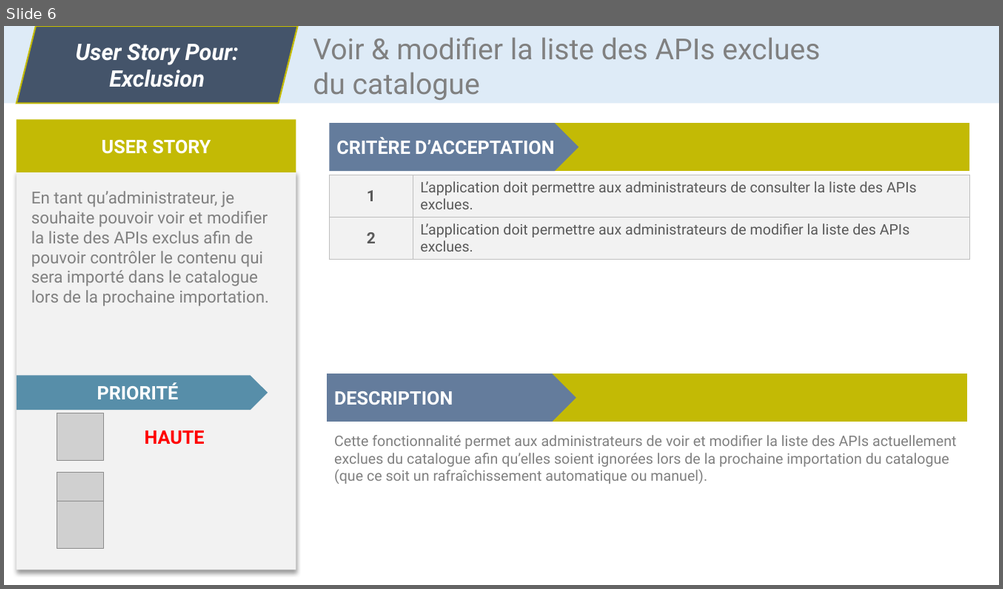
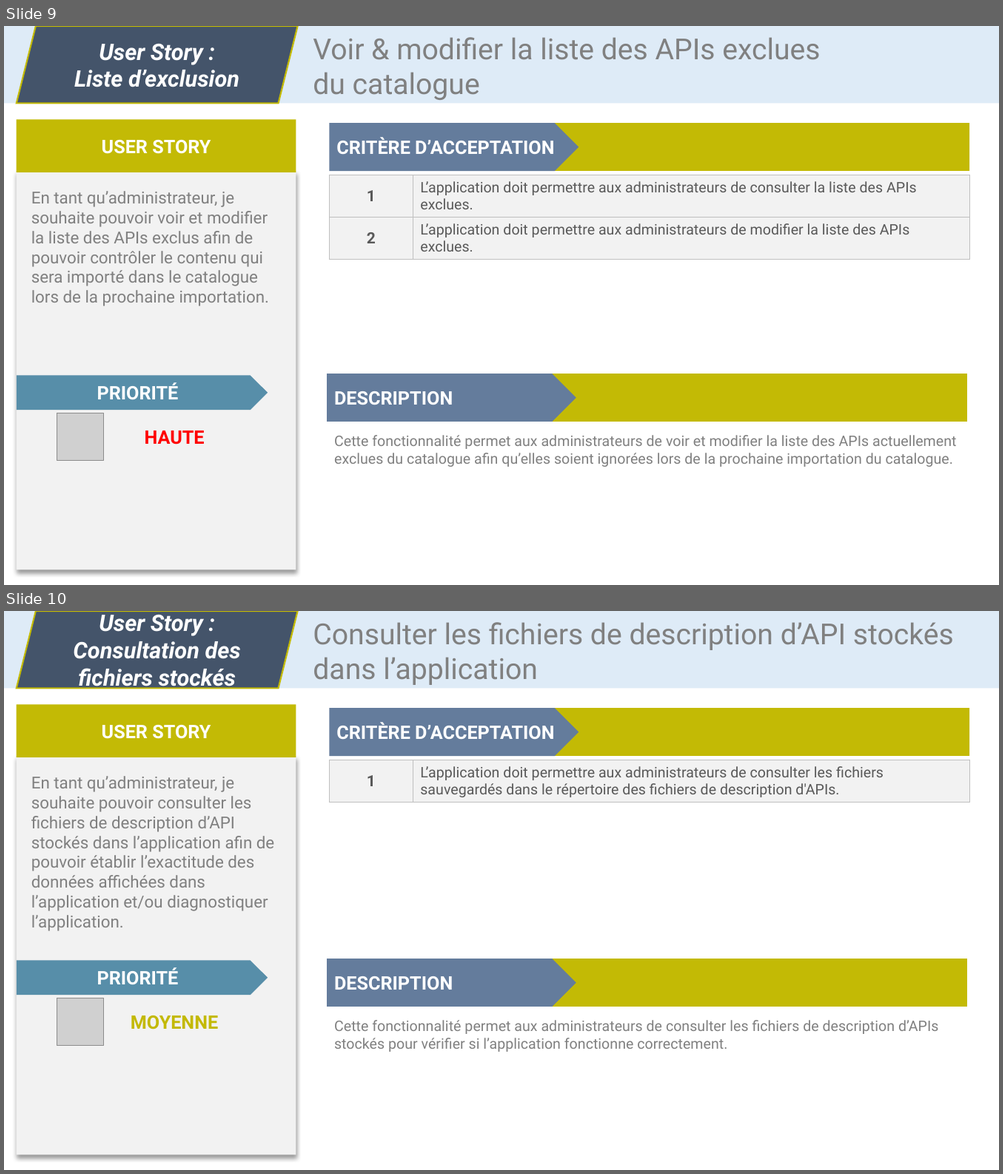
Before and after one commit to CC4K/api-catalog-development, a slide deck: reports/S3-User-Stories/user-stories-dev.odp. Shown one above the other, each under a label of ours: slide 6 before the commit, slides 9 and 10 after it. The pictures are 1003x589 and 1003x1174 pixels, drawn with LibreOffice and Linux fonts; fonts in the diff are those of the drawing; grey boxes stand for pictures. Boxes give left, top, right and bottom in pixels: in the first picture for what was removed or moved away, otherwise in the second. Text is boxed around its words. In the diff, an @@ line names an element or a change of style, - is before the commit and + after.

Commit message:
updated user stories (meeting tomorrow)

```diff
--- a/reports/S3-User-Stories/user-stories-dev.odp
+++ b/reports/S3-User-Stories/user-stories-dev.odp
@@ slide 10 added at box(4, 611, 999, 1170), background #FFFFFF @@
@@ rectangle added at box(4, 611, 998, 689), fill #DEEBF7 @@
@@ parallelogram added at box(17, 611, 298, 689), fill #44546A, outline #C3BA05 1.5 pt, 22 pt, text #FFFFFF, bold, italic @@
+User Story :
+Consultation des fichiers stockés
@@ text added at box(313, 622, 953, 685), 28 pt, text #808080 @@
+Consulter les fichiers de description d’API stockés dans l’application
@@ rectangle added at box(17, 704, 296, 757), fill #C3BA05, 18 pt, text #FFFFFF, bold @@
+USER STORY
@@ pentagon arrow added at box(329, 708, 578, 755), fill #647C9C, 18 pt, text #FFFFFF, bold @@
+CRITÈRE D’ACCEPTATION
@@ rectangle added at box(495, 708, 969, 755), fill #C3BA05 @@
@@ rectangle added at box(17, 756, 296, 1155), fill #F2F2F2 @@
@@ table added at box(329, 760, 969, 803), 1 rows, 2 columns @@
+1 | L’application doit permettre aux administrateurs de consulter les fichiers sauvegardés dans le répertoire des fichiers de description d'APIs.
@@ text added at box(31, 776, 274, 931), 16 pt, text #808080 @@
+En tant qu’administrateur, je souhaite pouvoir consulter les fichiers de description d’API stockés dans l’application afin de pouvoir établir l’exactitude des données affichées dans l’application et/ou diagnostiquer l’application.
@@ pentagon arrow added at box(17, 961, 268, 996), fill #578EA9, 18 pt, text #FFFFFF, bold @@
+PRIORITÉ
@@ pentagon arrow added at box(327, 958, 576, 1006), fill #647C9C, 18 pt, text #FFFFFF, bold @@
+DESCRIPTION
@@ rectangle added at box(493, 958, 967, 1006), fill #C3BA05 @@
@@ picture added at box(57, 999, 104, 1045) @@
@@ text added at box(131, 1016, 218, 1030), 18 pt, text #C3B905, bold @@
+MOYENNE
@@ text added at box(334, 1020, 938, 1052), 14 pt, text #808080 @@
+Cette fonctionnalité permet aux administrateurs de consulter les fichiers de description d’APIs stockés pour vérifier si l’application fonctionne correctement.
@@ what was slide 6 is now slide 9 @@
@@ slide 9 changed as well @@
@@ text in parallelogram at box(74, 44, 239, 87): text changed @@
-User Story Pour: Exclusion
+User Story :
+Liste d’exclusion
@@ text at box(334, 435, 956, 467): text changed @@
-Cette fonctionnalité permet aux administrateurs de voir et modifier la liste des APIs actuellement exclues du catalogue afin qu’elles soient ignorées lors de la prochaine importation du catalogue (que ce soit un rafraîchissement automatique ou manuel).
+Cette fonctionnalité permet aux administrateurs de voir et modifier la liste des APIs actuellement exclues du catalogue afin qu’elles soient ignorées lors de la prochaine importation du catalogue.
@@ picture removed at box(57, 471, 104, 519) @@
@@ picture removed at box(57, 502, 104, 548) @@
```
Also in this commit, not shown: 9 other slides changed, 3 other slides added, 1 slide removed, 11 other files.
